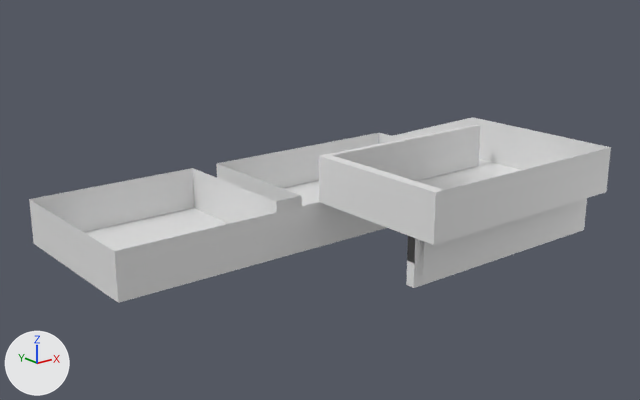
The FBX model Assets/Project/Prototyping/Loudness x Silence/Models/Playground.fbx: old version first, new version second.
Rendered twice from a 50 mm lens placed at (-186.9, -218.6, 99.0), pointed at (-16.3, -5.3, 13.7). Arrows for +X, +Y and +Z are at lower left; the lights stay in place. Where no turn or scale is listed for an object, it has been applied to the vertices. Vertices at the same position are counted once.
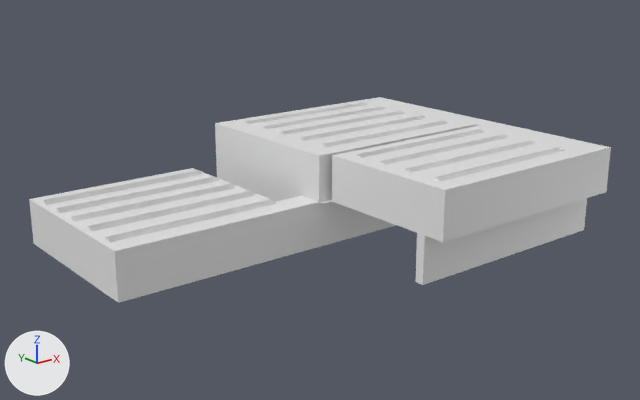
Where the newer file only moved an object's origin or applied its transform, the numbers keep the older frame.

Boxes (x1, y1, x2, y2) around the edits, measured in the pictures (640 x 400 px; the box of a moved part takes in the faces that stretch with it):
```json
{"object": "Mesh", "change": "reshaped", "before": [29, 117, 611, 303], "after": [29, 97, 611, 303], "on screen": "11% taller"}
{"object": "LightTubes", "change": "added", "after": [43, 103, 564, 242]}
{"part": 1, "of": "me_cube", "change": "moved or reshaped", "before": [319, 124, 480, 288], "after": [30, 97, 610, 285]}
```

The change, as JSON lines over the scene's bpy script:
```json
{"op": "add", "block": "mat_playground_lighttubes", "code": ["mat_playground_lighttubes = principled_material('Playground_LightTubes')", "mat_playground_lighttubes.base_color = (0.8, 0.8, 0.8)  # white #e7e7e7"]}
{"block": "me_cube", "where": "# used by ob_mesh; location = (-60.6, 19.8, 25.0)"}
{"op": "remove", "block": "me_cube", "code": "me_cube.from_pydata(...)  # 73 vertices, 62 faces; spans x -30.0..120.0, y -80.0..30.0, z -25.0..5.0"}
{"op": "add", "block": "me_cube", "code": "me_cube.from_pydata(...)  # 68 vertices, 59 faces; spans x -30.0..120.0, y -80.0..30.0, z -25.0..5.0"}
{"block": "me_cube", "change": "me_cube part 1"}
{"block": "me_cube", "change": "9 vertices are removed from x 40.0, y -80.0..-32.0, z -25.0..5.0"}
{"block": "me_cube", "change": "13 faces are deleted"}
{"block": "me_cube", "change": "4 vertices are added at (120.0, 30.0, 5.0), (40.0, 30.0, 5.0), (40.0, -21.0, 5.0), (40.0, 22.4, 5.0)"}
{"block": "me_cube", "change": "10 new faces join them"}
{"op": "add", "block": "me_cube_001", "code": ["me_cube_001 = bpy.data.meshes.new('Cube.001')", "me_cube_001.from_pydata(...)  # 112 vertices, 70 faces; spans x -88.8..44.4, y -53.3..42.7, z 14.0..30.7", "me_cube_001.materials.append(mat_playground_lighttubes)  # white #e7e7e7"]}
{"op": "add", "block": "ob_lighttubes", "code": ["ob_lighttubes = bpy.data.objects.new('LightTubes', me_cube_001)", "ob_lighttubes.location = (0.0, 0.0, 0.0)"]}
```
